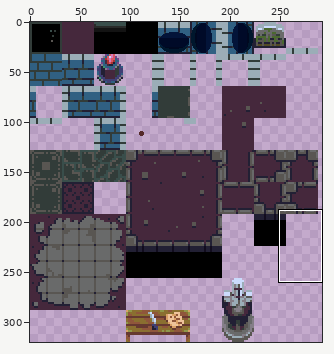
Sprite sheet, stored at core/assets/levels/tower-tileset.png. The picture above shows the old version from afar; the outline marks the close-up.
Close-up. The starting point:
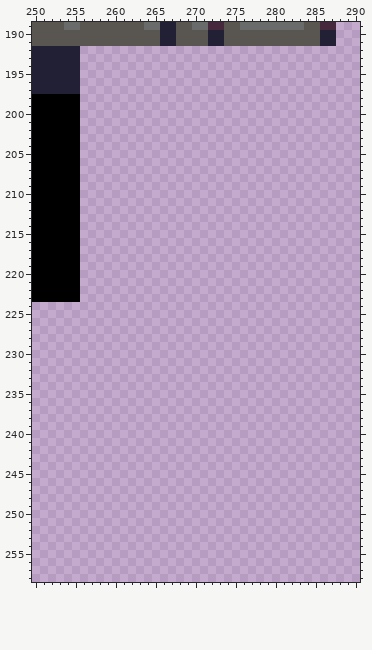
The file is 320x320 pixels. Colours within 5 levels of each other are drawn and written as one. Shown: x 250..290, y 189..258. The wide view leaves out empty margins.
New version:
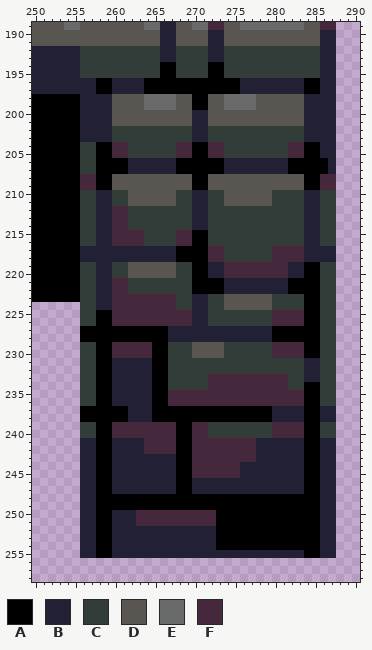
Palette (. is transparent): A #000000  B #222034  C #323c39  D #595652  E #696a6a  F #45283c
Changes in this commit:
Changed rows in their new state; - is an unchanged pixel.
first column x 256:
192 CCCCCCCCCCBBCCCCBBCCCCCCCCCCCCBB
193 CCCCCCCCCCBBCCCCBBCCCCCCCCCCCCBB
194 CCCCCCCCCCAACCCCAACCCCCCCCCCCCBB
195 CCCCCCCCCCAACCCCAACCCCCCCCCCCCBB
196 BBAABBBBAAAAAAAAAAAABBBBBBBBAABB
197 BBAABBBBAAAAAAAAAAAABBBBBBBBAABB
198 BBBBDDDDEEEEDDAADDEEEEDDDDDDBBBB
199 BBBBDDDDEEEEDDAADDEEEEDDDDDDBBBB
200 BBBBDDDDDDDDDDBBDDDDDDDDDDDDBBBB
201 BBBBDDDDDDDDDDBBDDDDDDDDDDDDBBBB
202 BBBBCCCCCCCCCCBBCCCCCCCCCCCCBBBB
203 BBBBCCCCCCCCCCBBCCCCCCCCCCCCBBBB
204 CCAAFFCCCCCCFFAAFFCCCCCCCCFFAABB
205 CCAAFFCCCCCCFFAAFFCCCCCCCCFFAABB
206 CCAAAABBBBBBAAAAAABBBBBBBBAAAAAB
207 CCAAAABBBBBBAAAAAABBBBBBBBAAAAAB
208 FFAADDDDDDDDDDAADDDDDDDDDDDDAAFF
209 FFAADDDDDDDDDDAADDDDDDDDDDDDAAFF
210 CCBBCCDDDDDDCCBBCCDDDDDDCCCCBBCC
211 CCBBCCDDDDDDCCBBCCDDDDDDCCCCBBCC
212 CCBBFFCCCCCCCCBBCCCCCCCCCCCCBBCC
213 CCBBFFCCCCCCCCBBCCCCCCCCCCCCBBCC
214 CCBBFFCCCCCCCCBBCCCCCCCCCCCCBBCC
215 CCBBFFFFCCCCFFAACCCCCCCCCCCCBBCC
216 CCBBFFFFCCCCFFAACCCCCCCCCCCCBBCC
217 BBBBBBBBBBBBAAAAFFCCCCCCFFFFBBBB
218 BBBBBBBBBBBBAAAAFFCCCCCCFFFFBBBB
219 CCBBCCDDDDDDCCAABBFFFFFFFFBBAACC
220 CCBBCCDDDDDDCCAABBFFFFFFFFBBAACC
221 CCBBFFCCCCCCCCAAAABBBBBBBBAAAACC
222 CCBBFFCCCCCCCCAAAABBBBBBBBAAAACC
223 CCBBFFFFFFFFCCBBCCDDDDDDCCCCAACC
224 CCBBFFFFFFFFCCBBCCDDDDDDCCCCAACC
225 CCAAFFFFFFFFFFBBCCCCCCCCFFFFAACC
226 CCAAFFFFFFFFFFBBCCCCCCCCFFFFAACC
227 AAAAAAAAAAABBBBBBBBBBBBBAAAAAACC
228 AAAAAAAAAAABBBBBBBBBBBBBAAAAAACC
229 CCAAFFFFFAACCCDDDDCCCCCCFFFFAACC
230 CCAAFFFFFAACCCDDDDCCCCCCFFFFAACC
231 CCAABBBBBAACCCCCCCCCCCCCCCCCBBCC
232 CCAABBBBBAACCCCCCCCCCCCCCCCCBBCC
233 CCAABBBBBAACCCCCFFFFFFFFFFCCBBCC
234 CCAABBBBBAACCCCCFFFFFFFFFFCCAACC
235 CCAABBBBBAAFFFFFFFFFFFFFFFFFAACC
236 CCAABBBBBAAFFFFFFFFFFFFFFFFFAACC
237 AAAAAABBBAAAAAAAAAAAAAAABBBBAABB
238 AAAAAABBBAAAAAAAAAAAAAAABBBBAABB
239 CCAAFFFFFFFFAAFFCCCCCCCCFFFFAACC
240 CCAAFFFFFFFFAAFFCCCCCCCCFFFFAACC
241 BBAABBBBFFFFAAFFFFFFFFBBBBBBAABB
242 BBAABBBBFFFFAAFFFFFFFFBBBBBBAABB
243 BBAABBBBBBBBAAFFFFFFFFBBBBBBAABB
244 BBAABBBBBBBBAAFFFFFFBBBBBBBBAABB
245 BBAABBBBBBBBAAFFFFFFBBBBBBBBAABB
246 BBAABBBBBBBBAABBBBBBBBBBBBBBAABB
247 BBAABBBBBBBBAABBBBBBBBBBBBBBAABB
248 BBAAAAAAAAAAAAAAAAAAAAAAAAAAAABB
249 BBAAAAAAAAAAAAAAAAAAAAAAAAAAAABB
250 BBAABBBFFFFFFFFFFAAAAAAAAAAAAABB
251 BBAABBBFFFFFFFFFFAAAAAAAAAAAAABB
252 BBAABBBBBBBBBBBBBAAAAAAAAAAAAABB
253 BBAABBBBBBBBBBBBBAAAAAAAAAAAAABB
254 BBAABBBBBBBBBBBBBAAAAAAAAAAAAABB
255 BBAABBBBBBBBBBBBBBBBBBBBBBBBAABB
Boxes around the changes in both close-ups, in picture pixels (x1, y1, x2, y2):
added: (80, 46, 336, 558)
